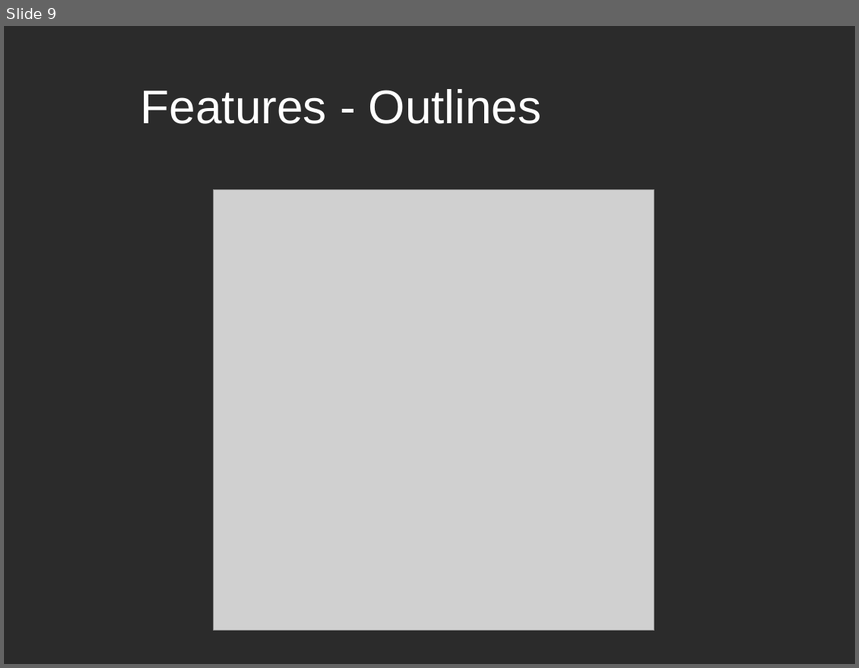
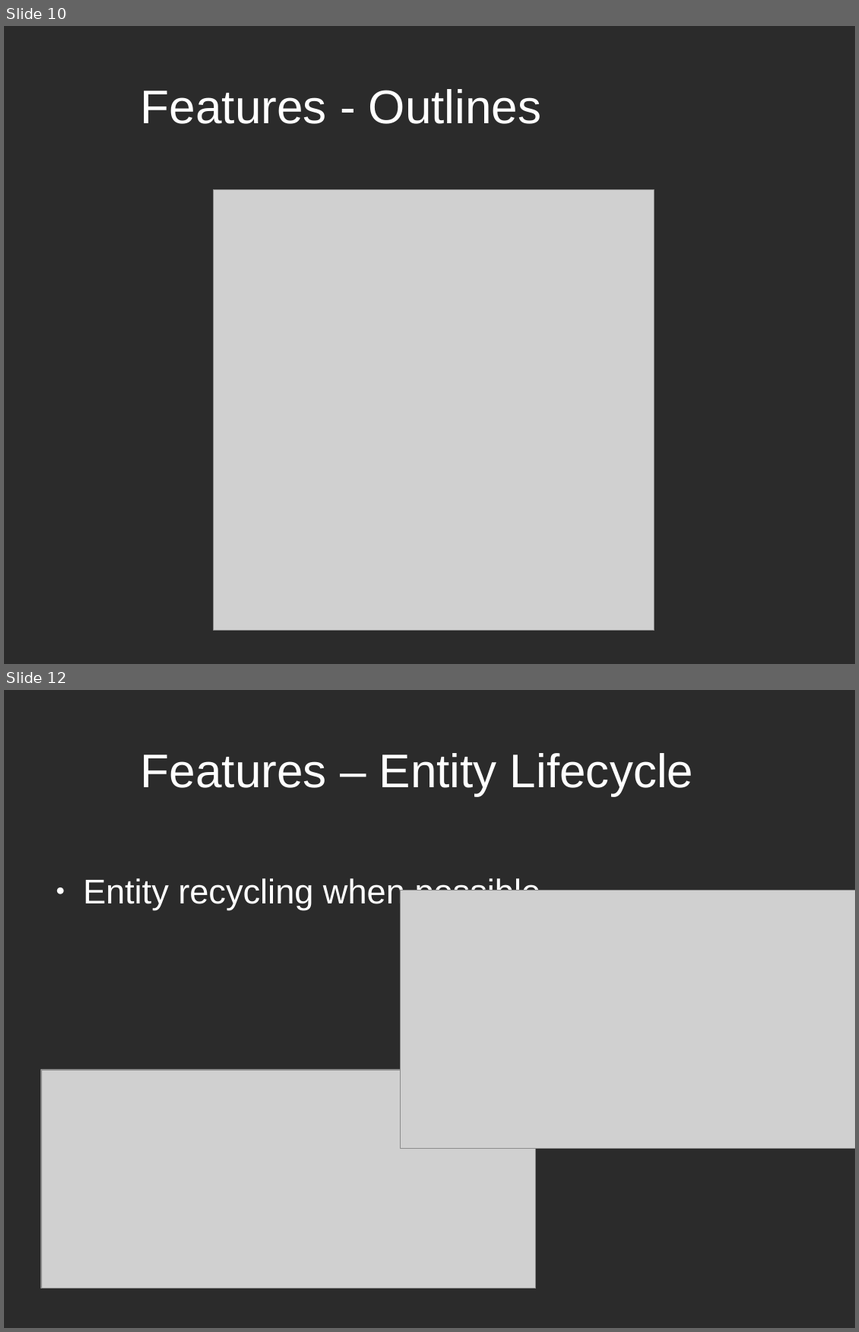
Before and after one commit to szyuGH/StarrockGame, a slide deck: Docs/PresentationPrototype2/PrototypePresentation2.odp. Shown one above the other, each under a label of ours: slide 9 before the commit, slides 10 and 12 after it; the slides between them are not shown. The pictures are 859x668 and 859x1332 pixels, drawn with LibreOffice and Linux fonts; fonts in the diff are those of the drawing; grey boxes stand for pictures; background and template pictures are left out; a plain dark background stands for a picture behind light text. Boxes give left, top, right and bottom in pixels: in the first picture for what was removed or moved away, otherwise in the second. Text is boxed around its words. In the diff, an @@ line names an element or a change of style, - is before the commit and + after.

```diff
--- a/Docs/PresentationPrototype2/PrototypePresentation2.odp
+++ b/Docs/PresentationPrototype2/PrototypePresentation2.odp
@@ slide 12 added at (x1=4, y1=690, x2=855, y2=1328), background picture (left out) @@
@@ title added at (x1=141, y1=753, x2=693, y2=796), 44 pt, text #FFFFFF @@
+Features – Entity Lifecycle
@@ text added at (x1=83, y1=877, x2=541, y2=910), 32 pt, text #FFFFFF @@
+● Entity recycling when possible
@@ picture added at (x1=400, y1=891, x2=855, y2=1150) @@
@@ picture added at (x1=41, y1=1070, x2=536, y2=1289) @@
@@ what was slide 9 is now slide 10 @@
```
Also in this commit, not shown: 3 slides changed, 3 other slides added, 14 other files.
